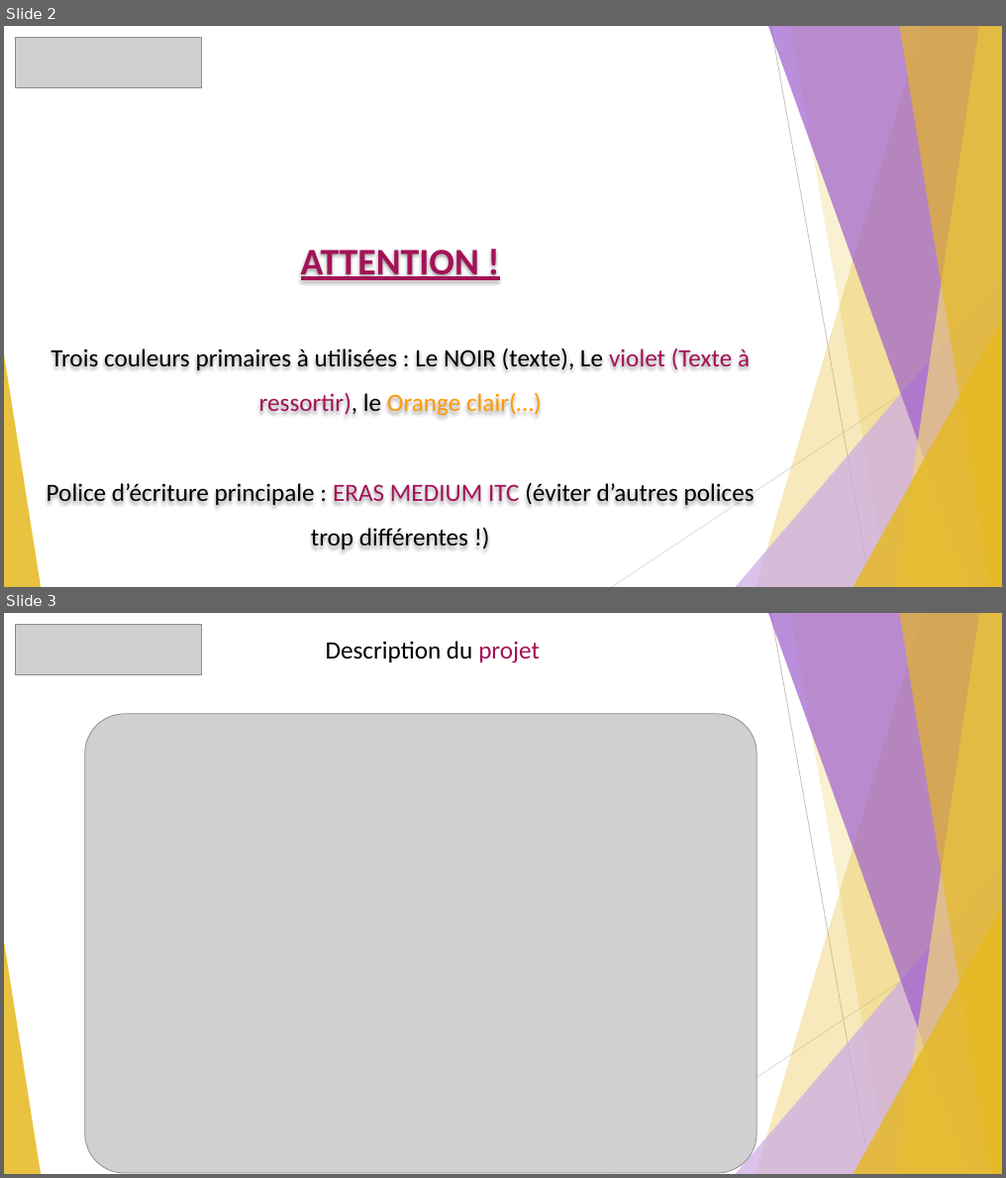
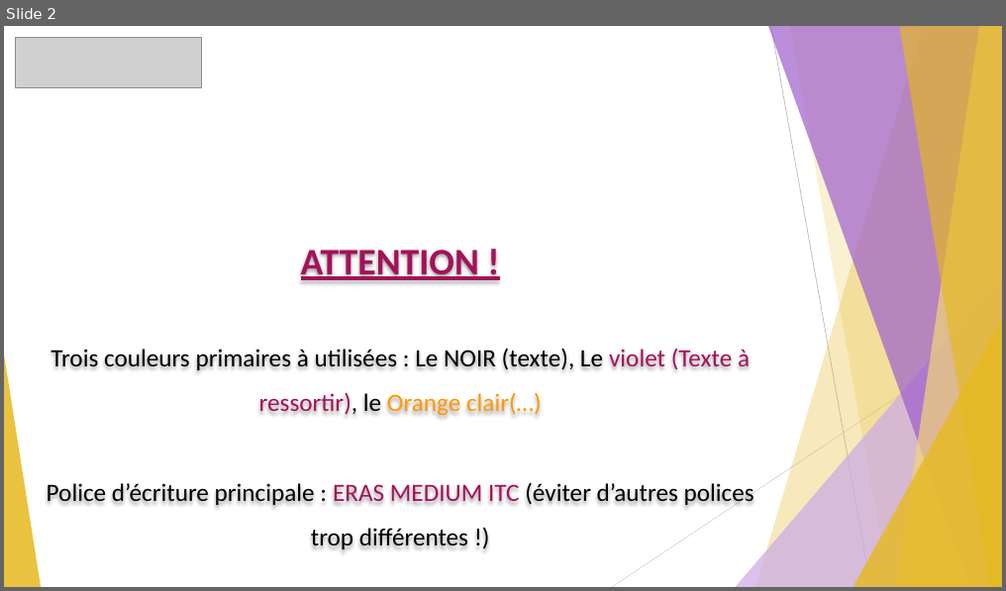
Before and after one commit to GuiguiMvn/Systeme-Escape-Game-Telethon, a slide deck: Guillaume/Documents/Revue 1 de projet étudiant 1 Escape Game Téléthon.pptx. Shown one above the other, each under a label of ours: slides 2 and 3 before the commit, slide 2 after it. The pictures are 1006x1178 and 1006x591 pixels, drawn with LibreOffice and Linux fonts; fonts in the diff are those of the drawing; grey boxes stand for pictures. Boxes give left, top, right and bottom in pixels: in the first picture for what was removed or moved away, otherwise in the second. Text is boxed around its words. In the diff, an @@ line names an element or a change of style, - is before the commit and + after.

```diff
--- a/Guillaume/Documents/Revue 1 de projet étudiant 1 Escape Game Téléthon.pptx
+++ b/Guillaume/Documents/Revue 1 de projet étudiant 1 Escape Game Téléthon.pptx
@@ slide 3 removed at (4, 613, 1002, 1174), background #FFFFFF; not listed: 10 template elements that a slide beside it also shows @@
@@ picture removed at (16, 625, 202, 675) @@
@@ text removed at (326, 641, 540, 663) @@
-Description du projet
@@ picture removed at (85, 714, 757, 1173) @@
```
Also in this commit, not shown: 2 slides changed, 2 slides added, 1 other file.
